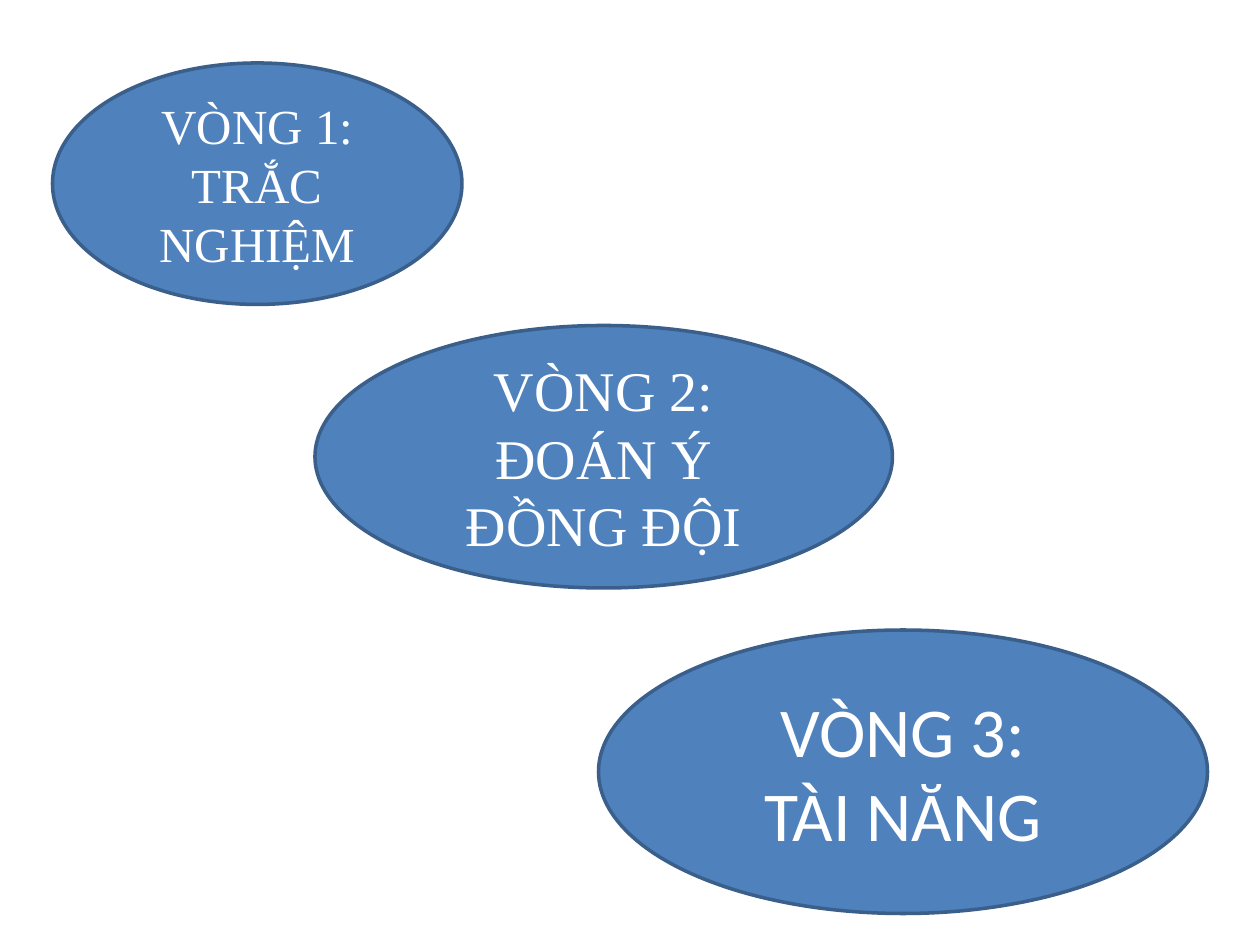
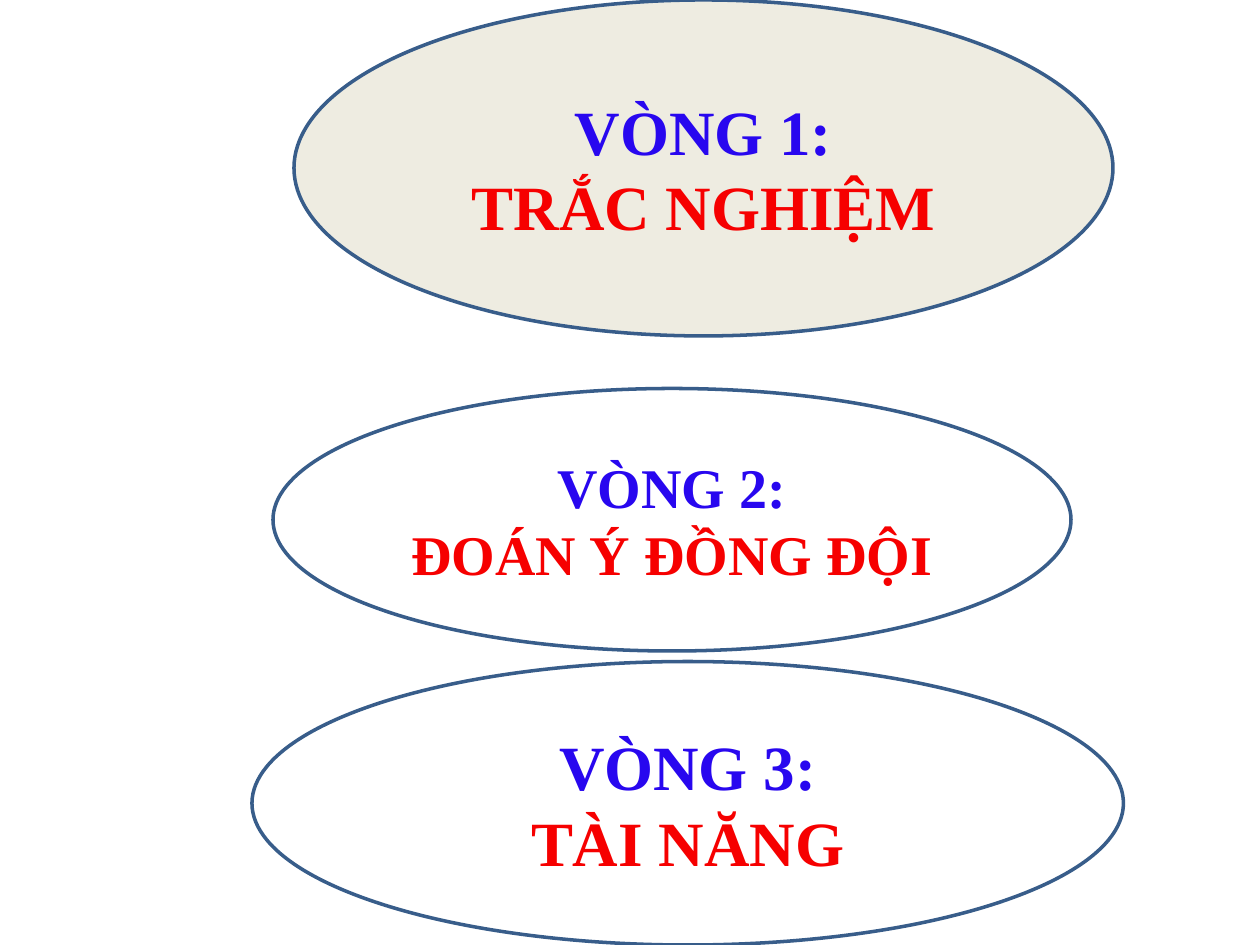
Before and after one commit to huytt/giao-an, a slide deck: slide 2 of hoi_thi.pptx. Drawn at 1260x945 pixels with LibreOffice and Linux fonts; fonts in the diff are those of the drawing; background and template pictures are left out. Boxes give left, top, right and bottom in pixels: in the first picture for what was removed or moved away, otherwise in the second. Text is boxed around its words. In the diff, an @@ line names an element or a change of style, - is before the commit and + after.

```diff
--- a/hoi_thi.pptx
+++ b/hoi_thi.pptx
@@ ellipse "VÒNG 1:" resized from (x1=53, y1=63, x2=462, y2=305) to (x1=294, y1=0, x2=1113, y2=336) @@
@@ ellipse "VÒNG 1:" at (x1=294, y1=0, x2=1113, y2=336): size 28 to 36 pt, bold on; text colour #FFFFFF to #2807EF in "VÒNG 1:"; text colour #FFFFFF to #F60000 in "TRẮC NGHIỆM"; fill #4F81BD to #EEECE1; outline #3A5F8C 2 pt to #385D8A 2 pt @@
@@ ellipse "VÒNG 2:" resized from (x1=315, y1=325, x2=892, y2=587) to (x1=273, y1=388, x2=1071, y2=650) @@
@@ ellipse "VÒNG 2:" at (x1=273, y1=388, x2=1071, y2=650): text colour #FFFFFF to #2807EF in "VÒNG 2:"; bold on; text colour #FFFFFF to #F60000 in "ĐOÁN Ý ĐỒNG ĐỘI"; fill #4F81BD to #FFFFFF; outline #3A5F8C 2 pt to #385D8A 2 pt @@
@@ ellipse "VÒNG 3:" resized from (x1=598, y1=630, x2=1207, y2=914) to (x1=252, y1=662, x2=1124, y2=945) @@
@@ ellipse "VÒNG 3:" at (x1=252, y1=662, x2=1124, y2=945): size 40 to 36 pt, font Calibri to Times New Roman, bold on; text colour #FFFFFF to #2807EF in "VÒNG 3:"; text colour #FFFFFF to #F60000 in "TÀI NĂNG"; fill #4F81BD to #FFFFFF; outline #3A5F8C 2 pt to #385D8A 2 pt @@
```
Also in this commit, not shown: 12 other slides changed, 23 slides added, 1 slide removed.
